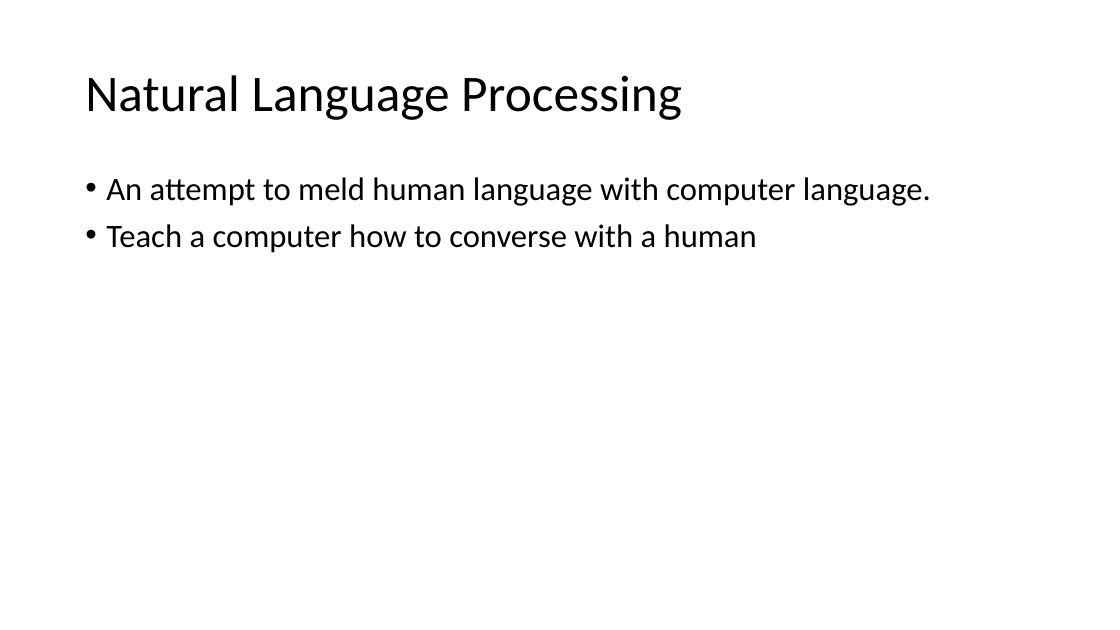
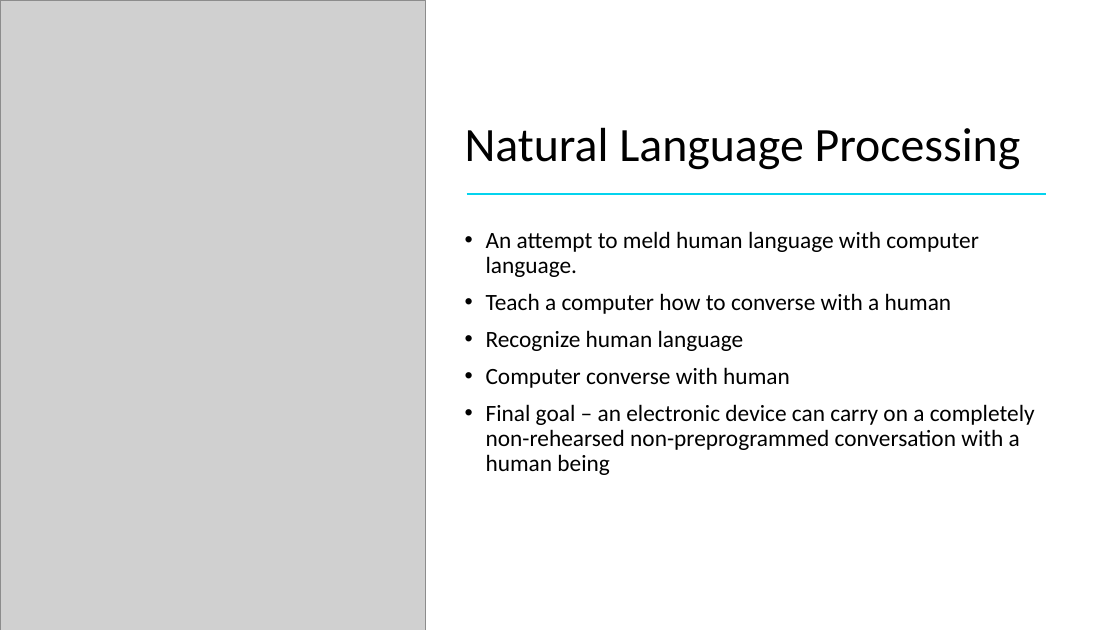
Before and after one commit to scottbing/SB_6000_NLP, a slide deck: slide 4 of Reverse Mad Libs.pptx. Drawn at 1120x630 pixels with LibreOffice and Linux fonts; fonts in the diff are those of the drawing; grey boxes stand for pictures. Boxes give left, top, right and bottom in pixels: in the first picture for what was removed or moved away, otherwise in the second. Text is boxed around its words. In the diff, an @@ line names an element or a change of style, - is before the commit and + after.

```diff
--- a/Reverse Mad Libs.pptx
+++ b/Reverse Mad Libs.pptx
@@ picture added at box(0, 0, 426, 630) @@
@@ title "Natural Language Processing": place and size @@
-title "Natural Language Processing" at box(85, 75, 682, 120)
+title "Natural Language Processing" at box(465, 127, 1021, 170)
@@ title "Natural Language Processing" at box(465, 127, 1021, 170): size 44 to 41 pt; vertical alignment middle to bottom @@
@@ line added from (467, 194) to (1047, 194), #04D3EE 1.5 pt @@
@@ text "An attempt to meld human ...": place and size @@
-text "An attempt to meld human ..." at box(106, 177, 931, 253)
+text "An attempt to meld human ..." at box(486, 231, 1035, 475)
@@ text at box(486, 231, 979, 314): size 28 to 20 pt in "An attempt to meld human language with ...", "Teach a computer how to converse with ..." @@
@@ text at box(486, 330, 1035, 475): paragraphs added @@
+• Recognize human language
+• Computer converse with human
+• Final goal – an electronic device can carry on a completely non-rehearsed non-preprogrammed conversation with a human being
```
Also in this commit, not shown: 3 other slides changed, 14 slides added, 2 slides removed, 3 other files.
